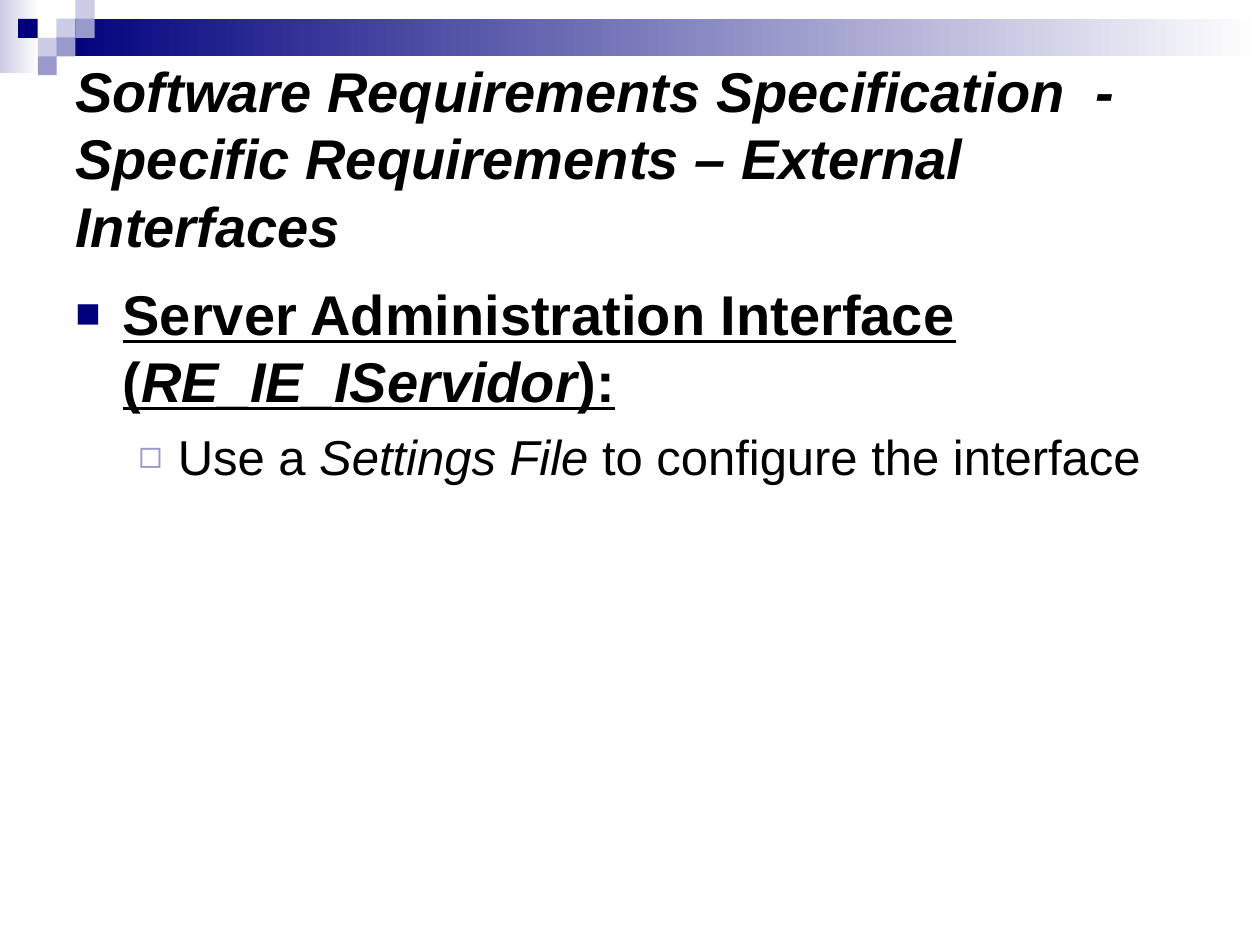
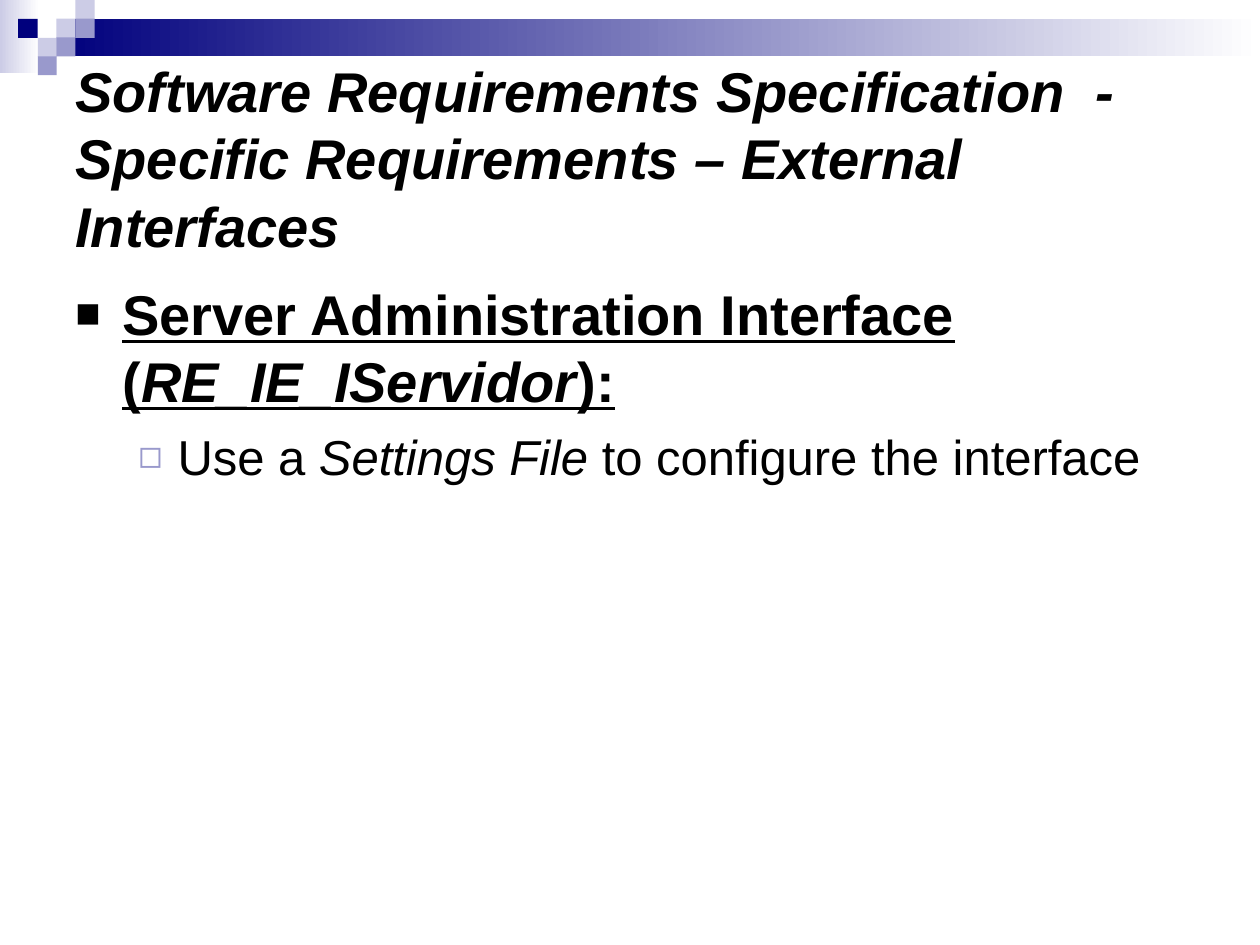
Before and after one commit to munsuri/egorilla, a slide deck: slide 31 of doc/PresentacionIS.ppt (slide 27 before the commit). Drawn at 1260x945 pixels with LibreOffice and Linux fonts; fonts in the diff are those of the drawing. Boxes give left, top, right and bottom in pixels: in the first picture for what was removed or moved away, otherwise in the second. Text is boxed around its words. In the diff, an @@ line names an element or a change of style, - is before the commit and + after.

```diff
--- a/doc/PresentacionIS.ppt
+++ b/doc/PresentacionIS.ppt
@@ text at [122, 294, 954, 413]: indent changed; bullet colour #00007D to #000000 @@
```
Also in this commit, not shown: 45 other slides changed, 4 slides added.
